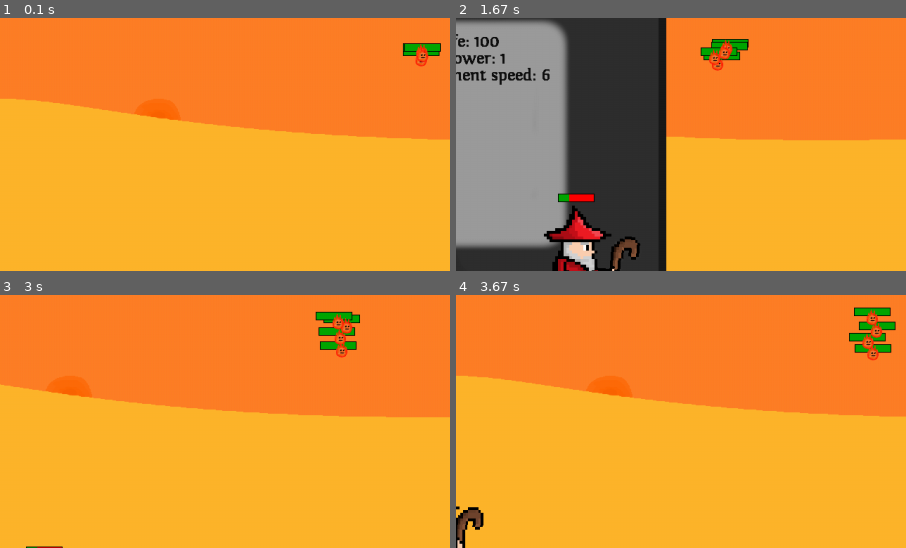
Above: before the commit, frames 1-4 (two rows, left to right).
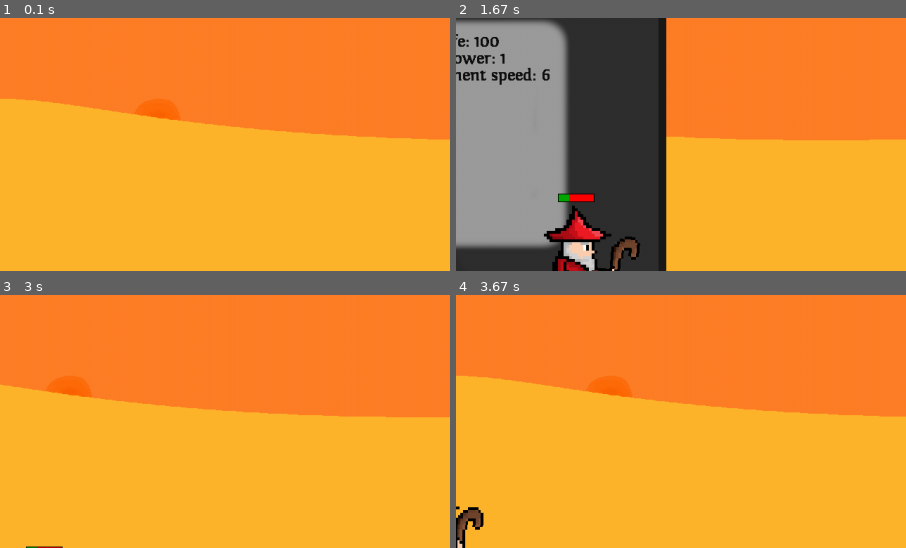
Above: after the commit, the same moments.

Repository: sorennx/Pygame-Project
Game: pygame game, started from src/main.py
Same seed, same stepped clock (60 frames per second), same inputs: the game is played once before the commit and once after it.
Inputs:
- Up to frame 1 (0.1 s): no input
- Up to frame 2 (1.67 s): tap X at 0.33, 0.73, 1.03, 1.23, 1.57 s; hold D 0.67-1.13 s; tap Z at 0.82 s; hold W 1.17-1.47 s; tap C at 1.32 s; hold D from 1.5 s (still down)
- Up to frame 3 (3 s): tap X at 1.87, 2.07, 2.37, 2.63, 2.97 s; release D at 1.97 s; hold A 2-2.53 s; tap Z at 2.15 s; hold S 2.57-2.87 s; tap C at 2.72 s; hold A from 2.9 s (still down)
- Up to frame 4 (3.67 s): tap X at 3.27, 3.4 s; release A at 3.3 s; hold W from 3.33 s (still down); tap Z at 3.48 s
The pictures show only the part of the screen within x 8-58%, y 14-64%; the shares and areas given below are measured in that part.

The runs differ from the first frame. In frame 1, 0.5% of the frame differs, in the area x 89-98%, y 9-20%; in frame 2, 0.8%; in frame 3, 1.2%; in frame 4, 1.3%, in the area x 87-98%, y 4-27%.

Commit message:
v0.0.19 - added lifesteal support

Diff:
--- a/src/Abilities.py
+++ b/src/Abilities.py
@@ -55,10 +55,18 @@
         self.baseVelocity = 5
         self.damage = self.baseDamage + (0.2 * self.hero.baseSpellPower)
         self.velocity = self.baseVelocity + 3
-        self.colided = False
+        self.collided = False
+
+        self.lifeSteal = False
+        self.lifeStealPower = 0
+        if self.hero.lifeSteal:
+            self.lifeSteal = True
+            self.lifeStealPower += self.hero.lifeStealPower
+
 
     def update(self):
-        if self.colided:
+        if self.collided:
+
             self.kill()
         if self.hero.movingBackward:  # apparently this part is very important and projetiles will disappear if they go out of the view
             self.rect.x += self.hero.movementSpeed
--- a/src/Enemies.py
+++ b/src/Enemies.py
@@ -15,7 +15,7 @@
         self.hero = hero
         self.rect = self.image.get_rect()
         self.rect.center = [x,y]
-        self.rect.center = [700,150]
+        self.rect.center = [2000,150]
         self.xCord = self.rect.x
         self.yCord = self.rect.y
 
--- a/src/GameEvents.py
+++ b/src/GameEvents.py
@@ -12,9 +12,9 @@
             for tar in targetsHit.values():
                 for i in tar:
                     i.currentHp -= (proj.damage)
-                    # if beam.lifeSteal and beam.hero.currentHp < beam.hero.maxHp:
-                    #     beam.hero.currentHp += (proj.damage * hero.currentSpellPower) * hero.lifeStealPower
                     proj.colided = True
+                    if proj.lifeSteal and proj.hero.currentHp < proj.hero.maxHp:
+                        proj.hero.currentHp += (proj.damage * proj.lifeStealPower)
 
 class BeamCollision:
     @classmethod
--- a/src/main.py
+++ b/src/main.py
@@ -82,7 +82,6 @@
 
         heroGroup = pygame.sprite.Group()
         heroGroup.add(hero1)
-        heroProjGroup = pygame.sprite.Group()
 
         enemy1 = Enemy(750,550,self.gameWindow,hero1)
         enemy2 = Enemy(850, 550, self.gameWindow,hero1)
@@ -109,18 +108,15 @@
 
             #print(hero1.xCord,hero1.rect.x)
             pygame.display.update()
+
             #Background
 
             self.drawWindow()
             self.drawLevel(level1)
 
-
             #MainHero handling part
             heroGroup.update()
             heroGroup.draw(self.gameWindow)
-
-            #self.handleHeroAttacks(hero1,keysPressed) #todo: move it to abilities/different class
-
 
             #Enemy handling part
             enemyGroup.update()
@@ -131,11 +127,7 @@
             hpBarGroup.update()
             hpBarGroup.draw(self.gameWindow)
 
-            #Projectile handling part
-            # heroProjGroup.update()
-            # heroProjGroup.draw(self.gameWindow)
-
-            #self.handleHeroProj(hero1,heroProjGroup) #todo: move it somewhere else
+            #Collisiob handling part
 
             self.handleCollisions(hero1,enemyGroup)
 
@@ -148,22 +140,6 @@
         for i in level.backgroundList:
             self.gameWindow.blit(i.image,(i.rect.x,i.rect.y))
         level.moveAllBackgrounds()
-
-    # def handleHeroProj(self,hero,heroProjGroup): #todo: move it somewhere else
-    #     for i in hero.projectileList:
-    #         if i not in heroProjGroup:
-    #             heroProjGroup.add(i)
-
-
-    # def handleProjCollision(self,projGroup,targetGroup,hero): #todo: move it somwhere else
-    #     targetsHit = pygame.sprite.groupcollide(projGroup,targetGroup,False,False)
-    #     for proj in targetsHit.keys():
-    #         for tar in targetsHit.values():
-    #             for i in tar:
-    #                 i.currentHp -= (proj.damage * 0.3*hero.currentSpellPower)
-    #                 if proj.lifeSteal and hero.currentHp < hero.maxHp:
-    #                     hero.currentHp += (proj.damage * hero.currentSpellPower)*hero.lifeStealPower
-    #                 proj.kill()
 
     def handleCollisions(self, hero, targetGroup):
         beamGroup = hero.beamGroup
